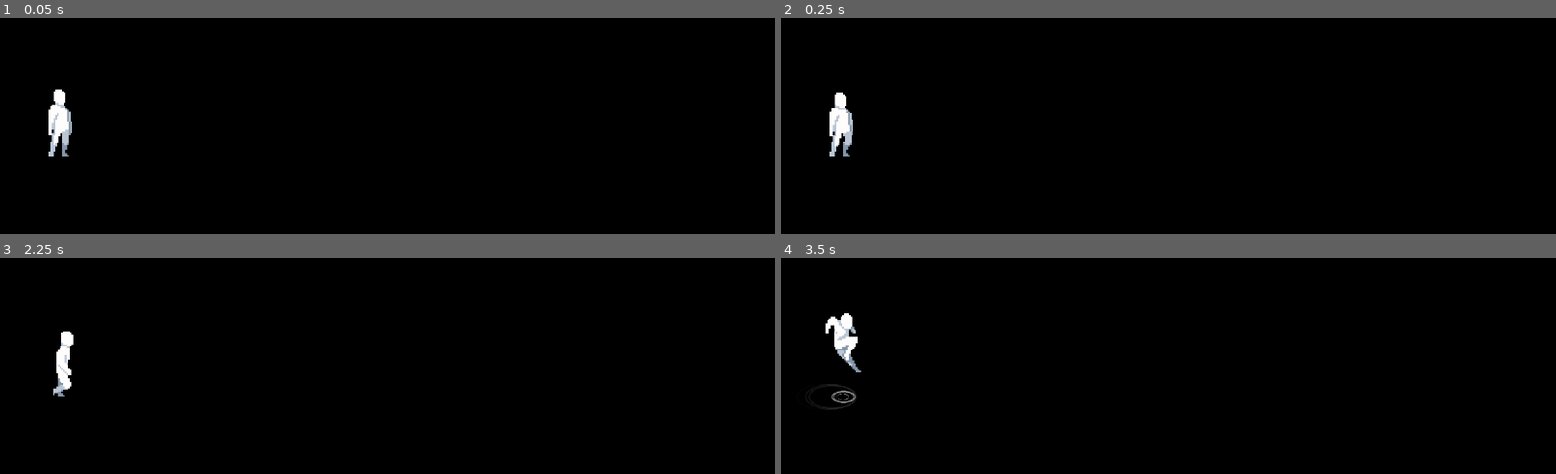
Above: before the commit, frames 1-4 (two rows, left to right).
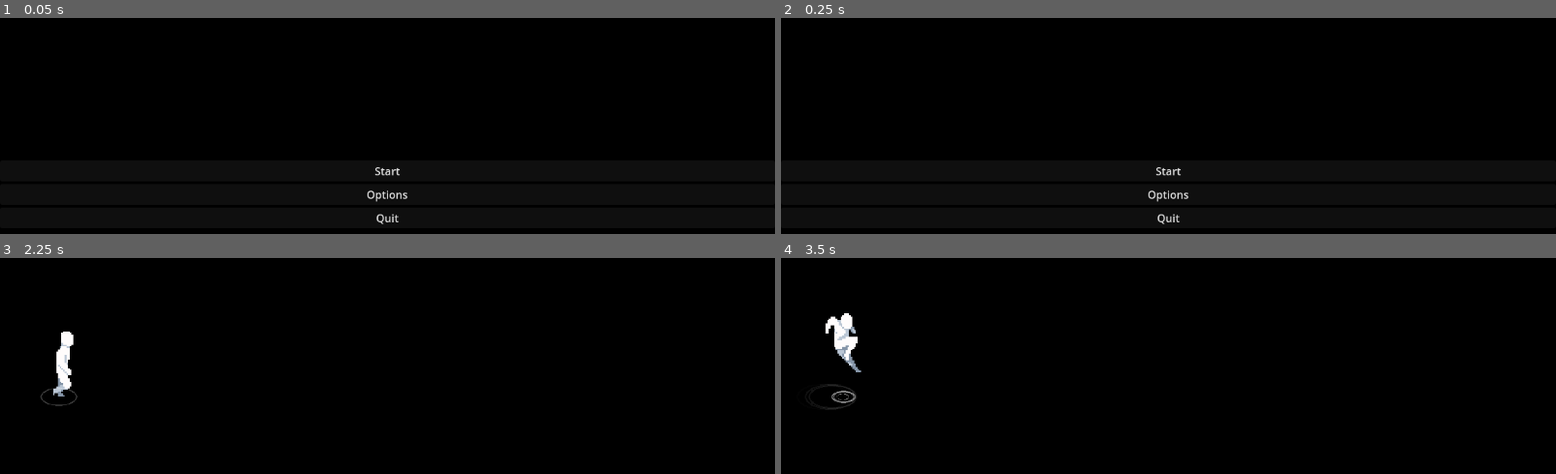
Above: after the commit, the same moments.

Repository: AlissonLamarque/Shovel-GameJam
Game: Godot game, scene res://scenes/main.tscn
The game is run twice, just before and just after one commit, with the same random seed, the same clock (stepped at 60 frames per second) and the same inputs.
Inputs (mouse positions are in pixels of both pictures, inside the frame that each line leads up to):
- Up to frame 1 (0.05 s): no input
- Up to frame 2 (0.25 s): no input
- Up to frame 3 (2.25 s): click (387, 435) at 0.5 s, where only the run after the commit has a clickable "Options"; click (387, 411) at 1.25 s, where only the run after the commit has a clickable "Start"; hold Right (ui_right) from 2.03 s (still down); tap Down (slide) at 2.1 s
- Up to frame 4 (3.5 s): keep holding Right (ui_right); tap Z (jump) at 2.27, 3.02 s; tap Down (slide) at 2.85 s

The runs differ from the first frame. In frame 1, 1.0% of the frame differs, in the area x 6-53%, y 32-96%; in frame 2, 0.9%; in frame 3, less than 0.1%; in frame 4, nothing differs.

Commit message:
1a Implementação Menu

Diff:
--- a/scenes/main.tscn
+++ b/scenes/main.tscn
@@ -1,8 +1,10 @@
-[gd_scene load_steps=3 format=3 uid="uid://lq1mhmutycp"]
+[gd_scene load_steps=4 format=3 uid="uid://lq1mhmutycp"]
 
 [ext_resource type="Script" uid="uid://cggny5uorwjty" path="res://scripts/main.gd" id="1_0wfyh"]
 [ext_resource type="PackedScene" uid="uid://cteme15mj75c1" path="res://scenes/game.tscn" id="2_0wfyh"]
+[ext_resource type="PackedScene" uid="uid://dculup2ct6wmx" path="res://scenes/main_menu.tscn" id="3_sugp2"]
 
 [node name="Main" type="Node"]
 script = ExtResource("1_0wfyh")
 game_scene = ExtResource("2_0wfyh")
+menu_scene = ExtResource("3_sugp2")
--- /dev/null
+++ b/scenes/main_menu.tscn
@@ -0,0 +1,33 @@
+[gd_scene load_steps=2 format=3 uid="uid://dculup2ct6wmx"]
+
+[ext_resource type="Script" uid="uid://x0gtst51qdcl" path="res://scripts/main_menu.gd" id="1_l6cm7"]
+
+[node name="Main_Menu" type="Control"]
+layout_mode = 3
+anchors_preset = 15
+anchor_right = 1.0
+anchor_bottom = 1.0
+grow_horizontal = 2
+grow_vertical = 2
+script = ExtResource("1_l6cm7")
+
+[node name="Button_Container" type="VBoxContainer" parent="."]
+layout_mode = 1
+anchors_preset = 15
+anchor_right = 1.0
+anchor_bottom = 1.0
+grow_horizontal = 2
+grow_vertical = 2
+alignment = 1
+
+[node name="Start" type="Button" parent="Button_Container"]
+layout_mode = 2
+text = "Start"
+
+[node name="Options" type="Button" parent="Button_Container"]
+layout_mode = 2
+text = "Options"
+
+[node name="Quit" type="Button" parent="Button_Container"]
+layout_mode = 2
+text = "Quit"
--- a/scripts/main.gd
+++ b/scripts/main.gd
@@ -2,13 +2,14 @@
 
 # Pré-carregamento das cenas que a main irá gerenciar
 @export var game_scene: PackedScene
+@export var menu_scene: PackedScene
 
 # Referência a cena que está atualmente na tela
 var current_scene: Node
 
 func _ready():
-	# Assim que o jogo aberto coloca a cena do jogo na tela
-	change_scene(game_scene)
+	# Assim que o jogo aberto coloca a cena do menu principal na tela
+	change_scene(menu_scene)
 
 func change_scene(scene_to_load: PackedScene):
 	# 1. LIMPEZA: Remove a cena atual da memória, se houver uma.
--- /dev/null
+++ b/scripts/main_menu.gd
@@ -0,0 +1,37 @@
+extends Control
+
+# Sinal que será emitido para main quando o jogo deve começar
+signal game_started
+signal options_requested
+
+# Nós que serão manipulados
+@onready var button_container: VBoxContainer = $Button_Container
+# @onready instancia_cutscene
+# @onready animation_player_cutscene
+
+func _ready():
+	# Esconde o menu durante a animação de abertura
+	#button_container.visible = false
+
+	# Conecta o sinal de que a cutscene acabou
+	# animation_player_cutscene.animation_finished.connect(_on_cutscene_finished)
+
+	# Conecta os botões a suas respectivas funções
+	$Button_Container/Start.pressed.connect(_on_start_button_pressed)
+	$Button_Container/Options.pressed.connect(_on_options_button_pressed)
+	$Button_Container/Quit.pressed.connect(_on_quit_button_pressed)
+
+	# Inicia a cutscene
+	# animation_player_cutscene.play("abertura")
+
+func _on_start_button_pressed():
+	# Emite o sinal para a main que o jogo deve começar
+	game_started.emit()
+
+func _on_options_button_pressed():
+	# Emite o sinal para a main que as opções do menu foram solicitadas
+	options_requested.emit()
+
+func _on_quit_button_pressed():
+	# Comando que fecha o jogo
+	get_tree().quit()
Not shown, added: scripts/main_menu.gd.uid
